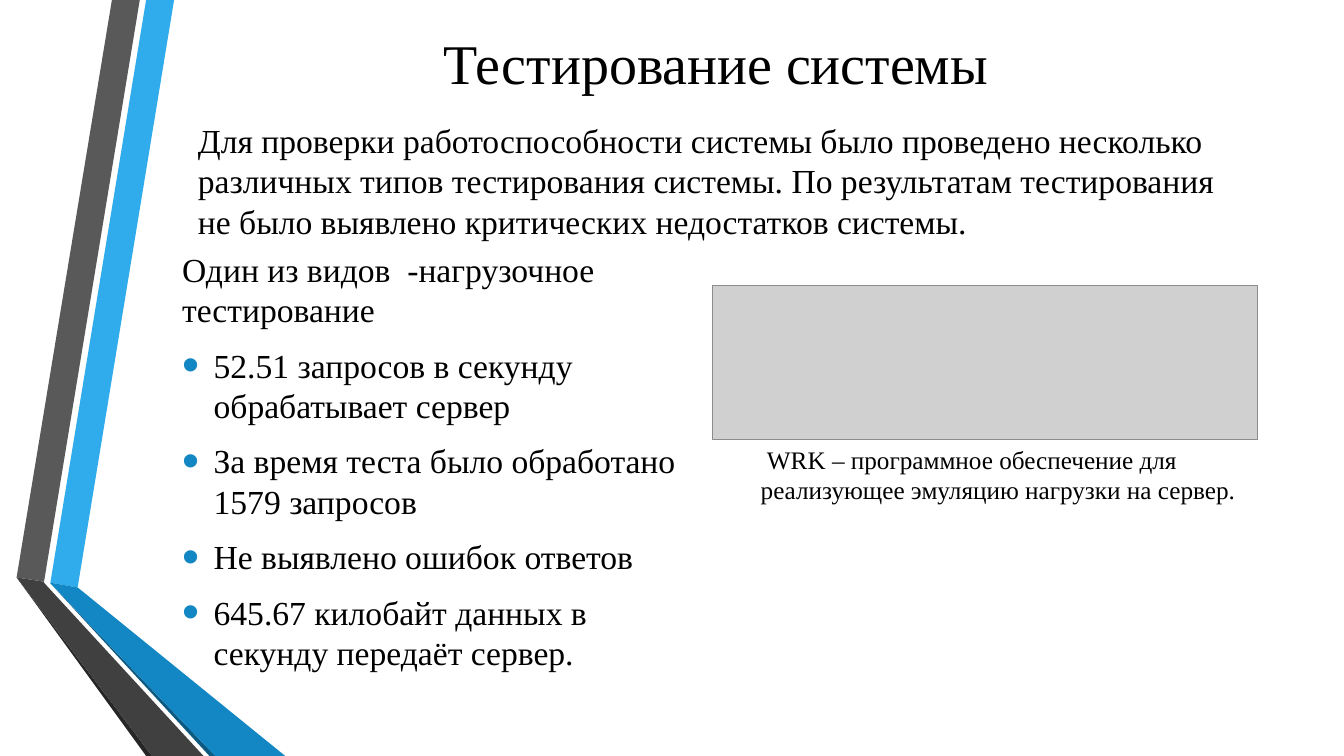
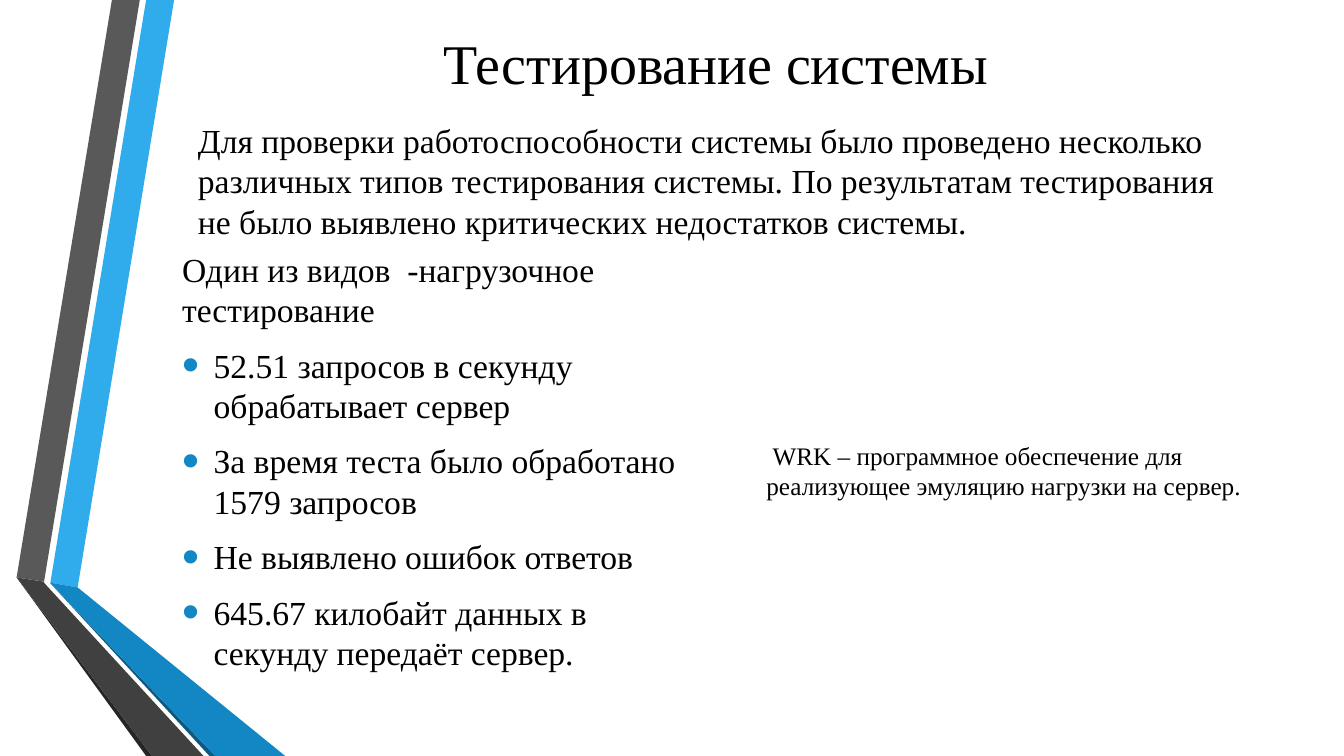
Before and after one commit to Yaroher2442/diplom-dev, a slide deck: slide 17 of diplom_preza.pptx (slide 18 before the commit). Drawn at 1344x756 pixels with LibreOffice and Linux fonts; fonts in the diff are those of the drawing; grey boxes stand for pictures; background and template pictures are left out. Boxes give left, top, right and bottom in pixels: in the first picture for what was removed or moved away, otherwise in the second. Text is boxed around its words. In the diff, an @@ line names an element or a change of style, - is before the commit and + after.

```diff
--- a/diplom_preza.pptx
+++ b/diplom_preza.pptx
@@ text "WRK – программное обеспечение для ...": place and size @@
-text "WRK – программное обеспечение для ..." at (761, 451, 1235, 505)
+text "WRK – программное обеспечение для ..." at (766, 447, 1241, 501)
@@ picture removed at (713, 286, 1258, 441) @@
```
Also in this commit, not shown: 9 other slides changed, 1 slide removed, 1 other file.
